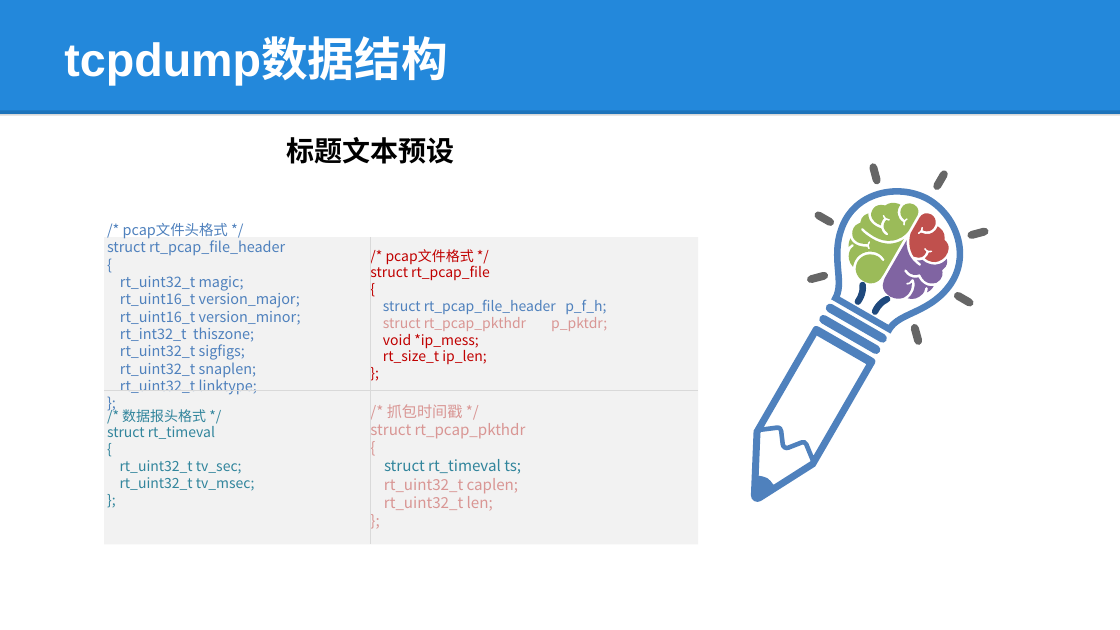
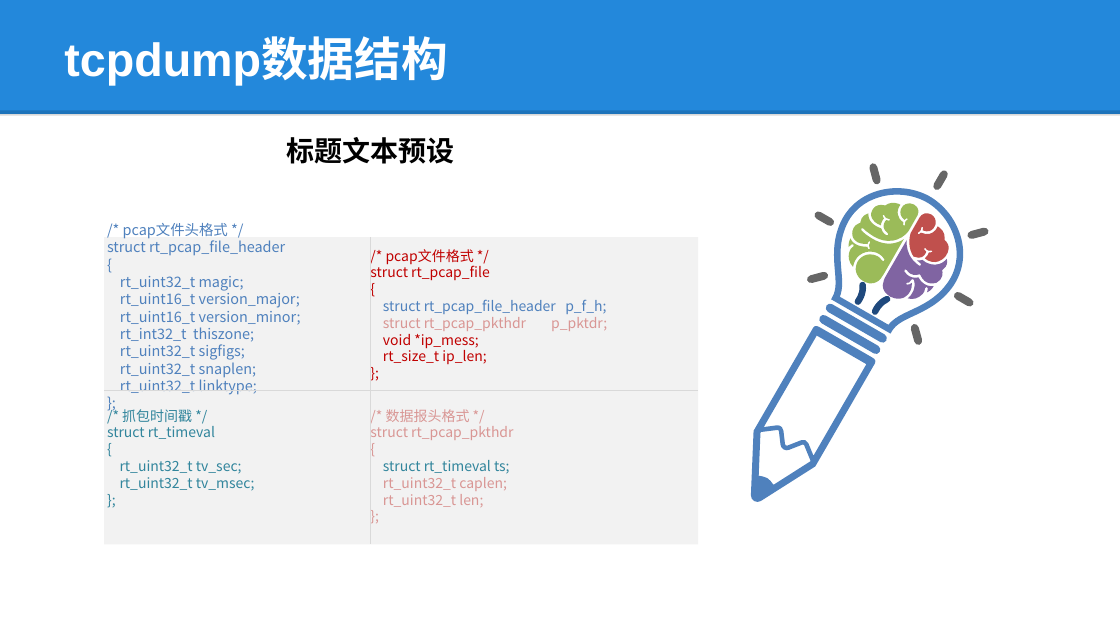
Before and after one commit to lepustse/tcpdump, a slide deck: slide 2 of tcpdump数据流程.pptx. Drawn at 1120x630 pixels with LibreOffice and Linux fonts; fonts in the diff are those of the drawing; background and template pictures are left out. Boxes give left, top, right and bottom in pixels: in the first picture for what was removed or moved away, otherwise in the second. Text is boxed around its words. In the diff, an @@ line names an element or a change of style, - is before the commit and + after.

Commit message:
更新ppt一个笔误

```diff
--- a/tcpdump数据流程.pptx
+++ b/tcpdump数据流程.pptx
@@ text at (122,409,192,422): text changed @@
-/* 数据报头格式 */
+/* 抓包时间戳 */
@@ text at (386,409,470,422): text changed; size 13 to 12 pt @@
-/* 抓包时间戳 */
+/* 数据报头格式 */
@@ text at (370,426,513,507): size 13 to 12 pt in "struct rt_pcap_pkthdr", "{", "struct rt_timeval ts;", "rt_uint32_t caplen;" and 2 more places @@
```
